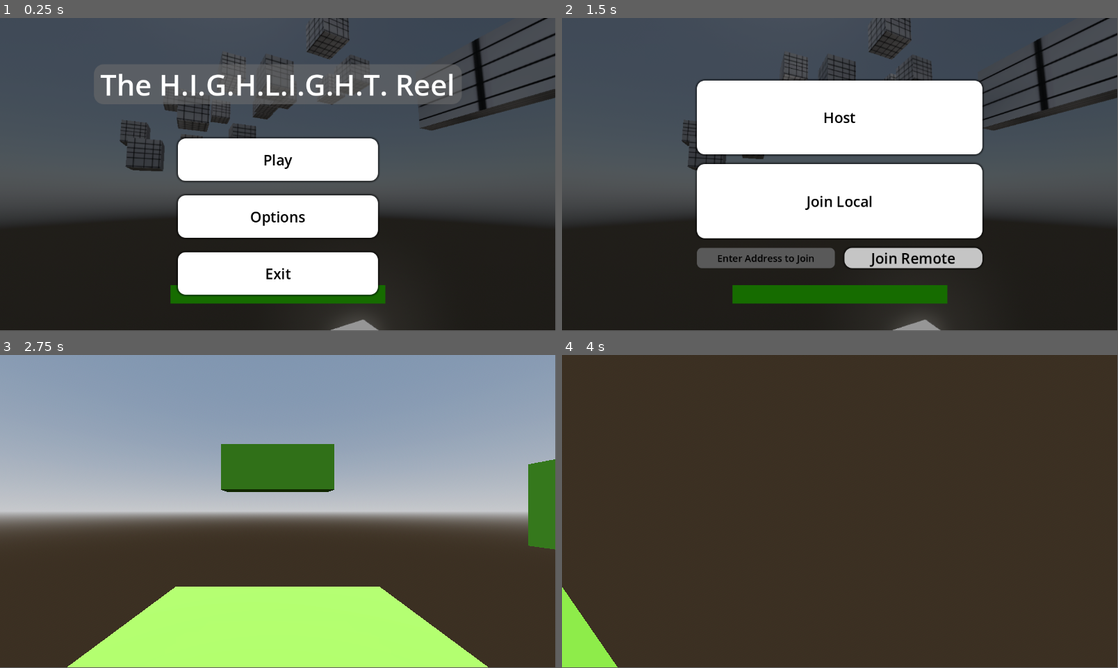
Above: before the commit, frames 1-4 (two rows, left to right).
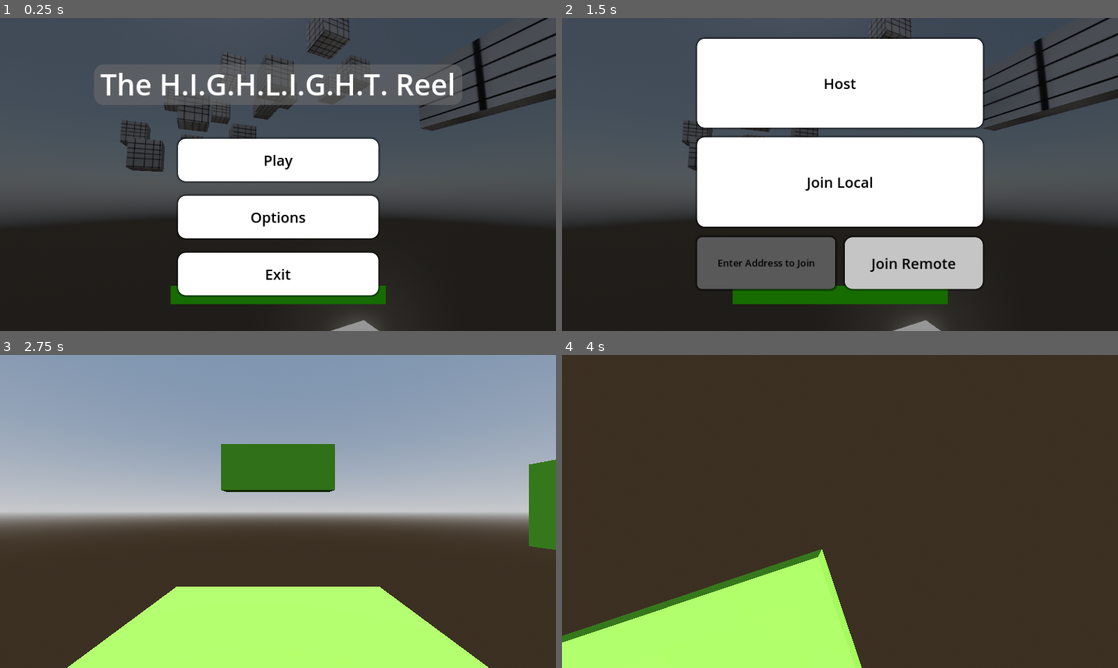
Above: after the commit, the same moments.

Repository: SamJoffy/The-H.I.G.H.L.I.G.H.T.-Reel-Settings-Test
Game: Godot game, scene res://Scenes/main_menu.tscn
Same seed, same stepped clock (60 frames per second), same inputs: the game is played once before the commit and once after it.
Inputs (mouse positions are in pixels of both pictures, inside the frame that each line leads up to):
- Up to frame 1 (0.25 s): no input
- Up to frame 2 (1.5 s): click "Play" at 0.5 s; click "Join Remote" at 1.25 s
- Up to frame 3 (2.75 s): click "Host" at 2 s
- Up to frame 4 (4 s): tap Enter at 2.75 s; move the mouse to (867, 508) at 2.77 s; hold W (forwards) from 2.78 s (still down); tap Shift (dash) at 2.85, 3.6 s; tap Space (jump) at 3.02, 3.77 s; move the mouse to (812, 511) at 3.52 s
In our replay, the window is 799x449 before the commit and 800x450 after it. These sizes can differ from the game's own. Grey fills any space a smaller window leaves; there, only what the larger window draws over its background counts as a difference.

The runs differ from the first frame. In frame 1, 2.4% of the frame differs, in the area x 18-100%, y 0-100%; in frame 2, 19%, in the area x 21-100%, y 0-100%; in frame 3, 0.3%; in frame 4, 13%.

Commit message:
Added ability to exit game

Diff:
--- a/Godot Files/Scenes/play_menu.tscn
+++ b/Godot Files/Scenes/play_menu.tscn
@@ -39,6 +39,7 @@
 corner_radius_top_right = 10
 corner_radius_bottom_right = 10
 corner_radius_bottom_left = 10
+shadow_size = 6
 
 [sub_resource type="StyleBoxFlat" id="StyleBoxFlat_ht8ej"]
 bg_color = Color(0.724643, 0.724643, 0.724642, 1)
@@ -73,9 +74,9 @@
 anchor_right = 0.5
 anchor_bottom = 0.5
 offset_left = -296.0
-offset_top = -194.5
+offset_top = -281.0
 offset_right = 296.0
-offset_bottom = 194.5
+offset_bottom = 108.0
 grow_horizontal = 2
 grow_vertical = 2
 theme_override_constants/separation = 20
@@ -108,12 +109,16 @@
 theme_override_styles/focus = SubResource("StyleBoxEmpty_16hx3")
 text = "Join Local"
 
-[node name="HBoxContainer" type="HBoxContainer" parent="Buttons"]
+[node name="Join Remote Stuff" type="HBoxContainer" parent="."]
 layout_mode = 2
+offset_left = 280.0
+offset_top = 454.0
+offset_right = 872.0
+offset_bottom = 561.0
 theme_override_constants/separation = 20
 alignment = 1
 
-[node name="LineEdit" type="LineEdit" parent="Buttons/HBoxContainer"]
+[node name="AddressEntry" type="LineEdit" parent="Join Remote Stuff"]
 layout_mode = 2
 size_flags_horizontal = 3
 theme_override_colors/font_color = Color(0, 0, 0, 1)
@@ -124,7 +129,7 @@
 placeholder_text = "Enter Address to Join"
 alignment = 1
 
-[node name="Join Remote" type="Button" parent="Buttons/HBoxContainer"]
+[node name="Join Remote" type="Button" parent="Join Remote Stuff"]
 layout_mode = 2
 size_flags_horizontal = 3
 size_flags_vertical = 3
--- a/Godot Files/Scenes/player.tscn
+++ b/Godot Files/Scenes/player.tscn
@@ -6,14 +6,16 @@
 [ext_resource type="Script" path="res://Scripts/IdlePlayerState.gd" id="4_if5ij"]
 [ext_resource type="Script" path="res://Scripts/RunningPlayerState.gd" id="4_lm5y8"]
 [ext_resource type="Script" path="res://Scripts/DashingPlayerState.gd" id="5_l4onx"]
+[ext_resource type="PackedScene" uid="uid://c5qbgq8xcgw01" path="res://Scenes/settings_menu.tscn" id="7_58hv0"]
 
 [sub_resource type="CapsuleShape3D" id="CapsuleShape3D_qob16"]
 
-[node name="Player" type="CharacterBody3D" node_paths=PackedStringArray("CAMERA_CONTROLLER", "PLAYERMODEL")]
+[node name="Player" type="CharacterBody3D" node_paths=PackedStringArray("CAMERA_CONTROLLER", "PLAYERMODEL", "SETTINGSMENU")]
 transform = Transform3D(1, 0, 0, 0, 1, 0, 0, 0, 1, 0, 1, 0)
 script = ExtResource("1_x2rg4")
 CAMERA_CONTROLLER = NodePath("CameraController/Camera3D")
 PLAYERMODEL = NodePath("player_model")
+SETTINGSMENU = NodePath("SettingsMenu")
 
 [node name="player_model" parent="." instance=ExtResource("2_o7d3s")]
 transform = Transform3D(1, 0, 0, 0, 1, 0, 0, 0, 1, 0, -1, 0)
@@ -40,3 +42,6 @@
 
 [node name="DashingPlayerState" type="Node" parent="PlayerStateMachine"]
 script = ExtResource("5_l4onx")
+
+[node name="SettingsMenu" parent="." instance=ExtResource("7_58hv0")]
+visible = false
--- a/Godot Files/Scenes/settings_menu.tscn
+++ b/Godot Files/Scenes/settings_menu.tscn
@@ -1,4 +1,6 @@
-[gd_scene format=3 uid="uid://c5qbgq8xcgw01"]
+[gd_scene load_steps=2 format=3 uid="uid://c5qbgq8xcgw01"]
+
+[ext_resource type="Script" path="res://Scripts/settings_menu.gd" id="1_8ri8k"]
 
 [node name="SettingsMenu" type="Control"]
 layout_mode = 3
@@ -7,9 +9,12 @@
 anchor_bottom = 1.0
 grow_horizontal = 2
 grow_vertical = 2
+script = ExtResource("1_8ri8k")
 
-[node name="Button" type="Button" parent="."]
+[node name="Exit" type="Button" parent="."]
 layout_mode = 0
 offset_right = 308.0
 offset_bottom = 160.0
 text = "Exit"
+
+[connection signal="pressed" from="Exit" to="." method="_on_exit_pressed"]
--- a/Godot Files/Scripts/play_menu.gd
+++ b/Godot Files/Scripts/play_menu.gd
@@ -4,3 +4,7 @@
 
 func _on_host_pressed():
 	get_tree().change_scene_to_file("res://Scenes/multiplayer_map.tscn")
+
+func _process(delta):
+	if Input.is_action_just_pressed("escape"):
+		get_tree().change_scene_to_file("res://Scenes/main_menu.tscn")
--- a/Godot Files/Scripts/player.gd
+++ b/Godot Files/Scripts/player.gd
@@ -5,11 +5,12 @@
 
 @export var JUMP_VELOCITY: float = 6.0
 @export var SPEED: float = 10.0
-@export var MOUSE_SENSITIVITY : float = 1.0
+@export var MOUSE_SENSITIVITY : float = 1.3
 @export var TILT_LOWER_LIMIT := deg_to_rad(-90.0)
 @export var TILT_UPPER_LIMIT := deg_to_rad(90.0)
 @export var CAMERA_CONTROLLER : Camera3D
 @export var PLAYERMODEL : Node3D
+@export var SETTINGSMENU : Control
 
 
 var gravity = ProjectSettings.get_setting("physics/3d/default_gravity")
@@ -49,6 +50,13 @@
 		velocity.y = JUMP_VELOCITY
 		await get_tree().create_timer(0.2).timeout
 		jump_ready = true
+	elif Input.is_action_just_pressed("escape"):
+		if SETTINGSMENU.visible:
+			Input.mouse_mode = Input.MOUSE_MODE_CAPTURED
+			SETTINGSMENU.visible = false
+		else:
+			Input.mouse_mode = Input.MOUSE_MODE_VISIBLE
+			SETTINGSMENU.visible = true
 
 func _physics_process(delta):
 	_update_camera(delta)
--- /dev/null
+++ b/Godot Files/Scripts/settings_menu.gd
@@ -0,0 +1,6 @@
+extends Control
+
+
+
+func _on_exit_pressed():
+	get_tree().quit()
--- a/Godot Files/project.godot
+++ b/Godot Files/project.godot
@@ -14,6 +14,10 @@
 run/main_scene="res://Scenes/main_menu.tscn"
 config/features=PackedStringArray("4.2", "Forward Plus")
 config/icon="res://icon.svg"
+
+[display]
+
+window/stretch/mode="canvas_items"
 
 [input]
 
Not shown: 1 places in Godot Files/Scenes/player.tscn that only renumber resources
